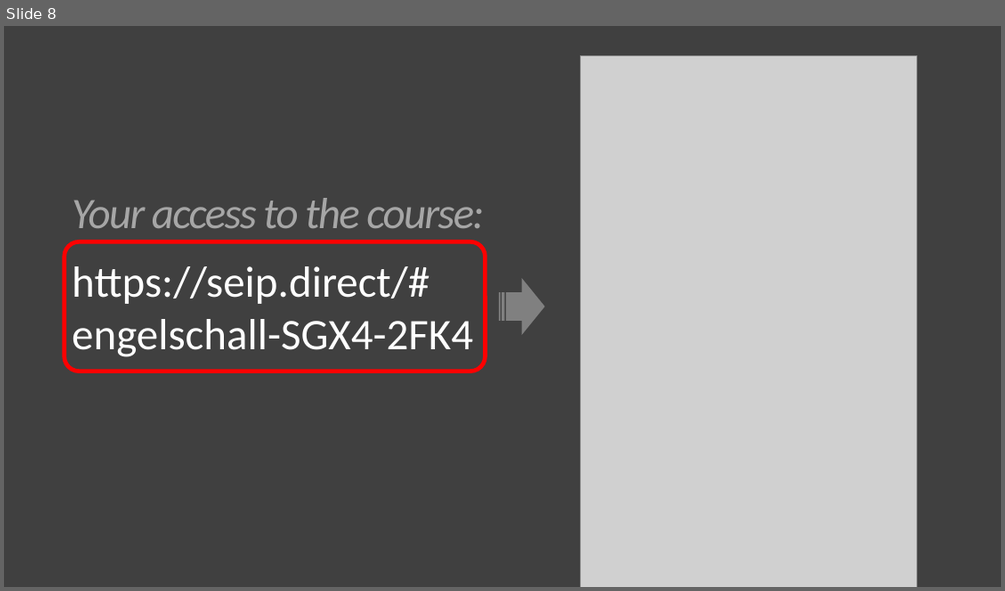
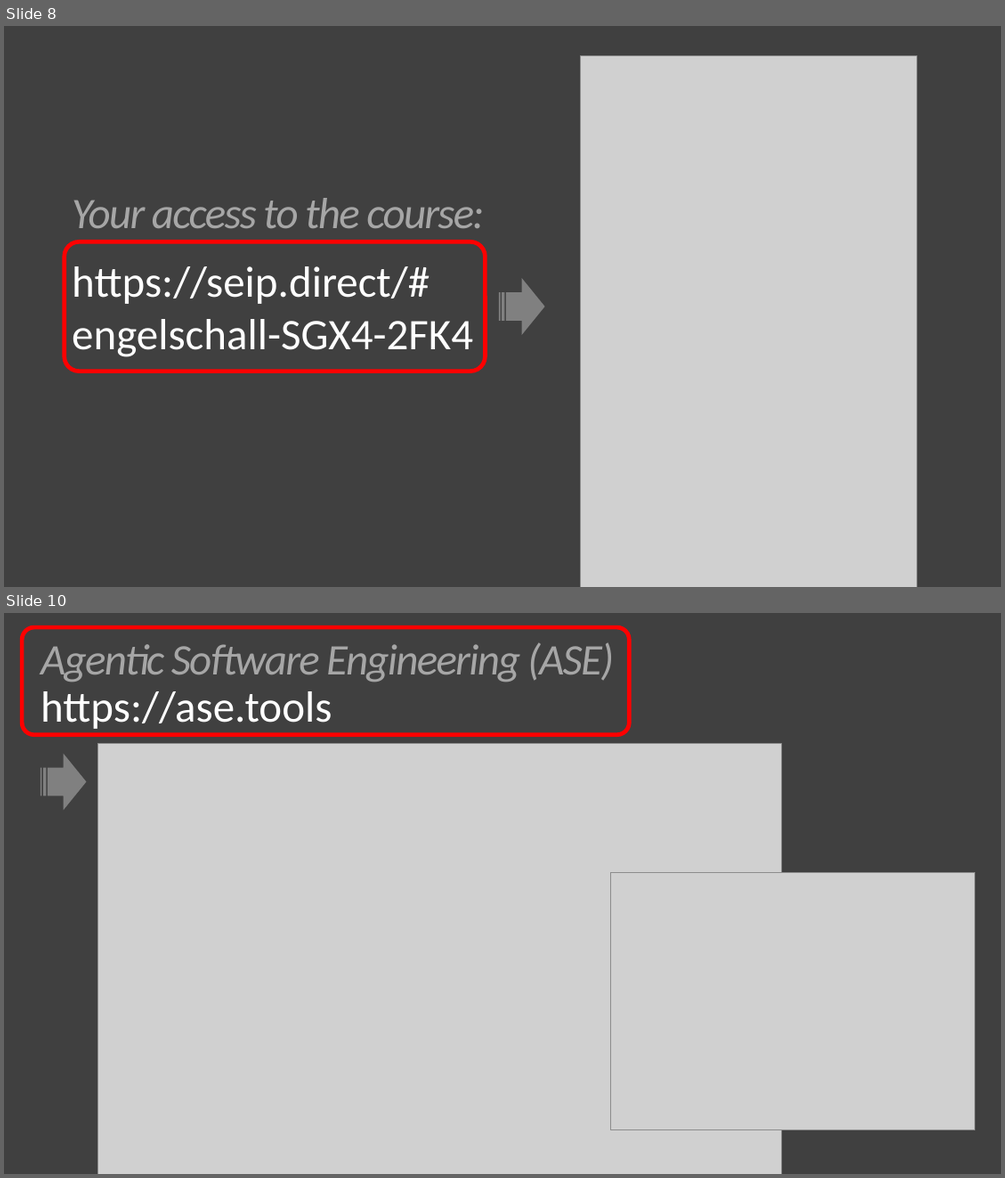
Before and after one commit to softeng-academy/seip, a slide deck: pdf/TUM-SEIP-00-Intro.pptx. Shown one above the other, each under a label of ours: slide 8 before the commit, slides 8 and 10 after it; the slides between them are not shown. The pictures are 1005x591 and 1005x1178 pixels, drawn with LibreOffice and Linux fonts; fonts in the diff are those of the drawing; grey boxes stand for pictures. Boxes give left, top, right and bottom in pixels: in the first picture for what was removed or moved away, otherwise in the second. Text is boxed around its words. In the diff, an @@ line names an element or a change of style, - is before the commit and + after.

```diff
--- a/pdf/TUM-SEIP-00-Intro.pptx
+++ b/pdf/TUM-SEIP-00-Intro.pptx
@@ slide 10 added at (x1=4, y1=613, x2=1001, y2=1174), background #404040 @@
@@ rounded rectangle added at (x1=22, y1=627, x2=629, y2=735), outline #FF0000 4 pt @@
@@ text added at (x1=40, y1=642, x2=614, y2=682), 42 pt, text #A6A6A6, italic @@
+Agentic Software Engineering (ASE)
@@ text added at (x1=40, y1=691, x2=332, y2=729), 42 pt, text #FFFFFF @@
+https://ase.tools
@@ picture added at (x1=97, y1=743, x2=781, y2=1174) @@
@@ striped right arrow added at (x1=40, y1=754, x2=86, y2=811), fill #808080 @@
@@ picture added at (x1=610, y1=873, x2=975, y2=1130) @@
```
Also in this commit, not shown: 2 slides changed, 2 other slides added, 1 other file.
